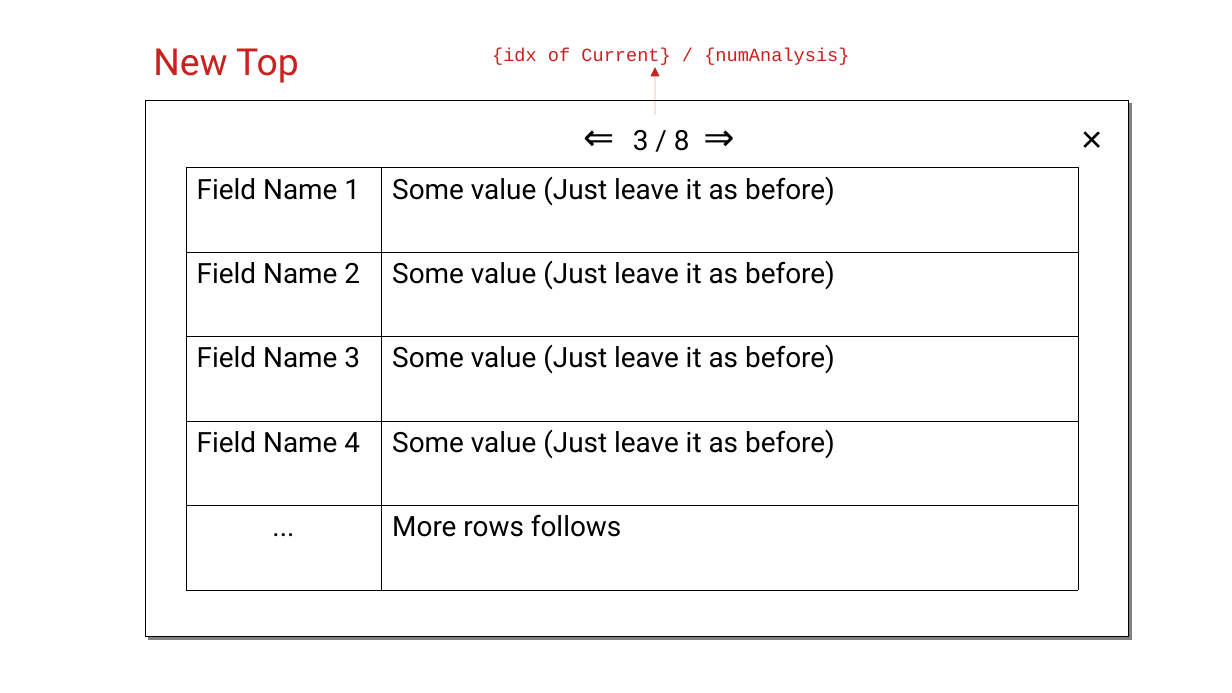
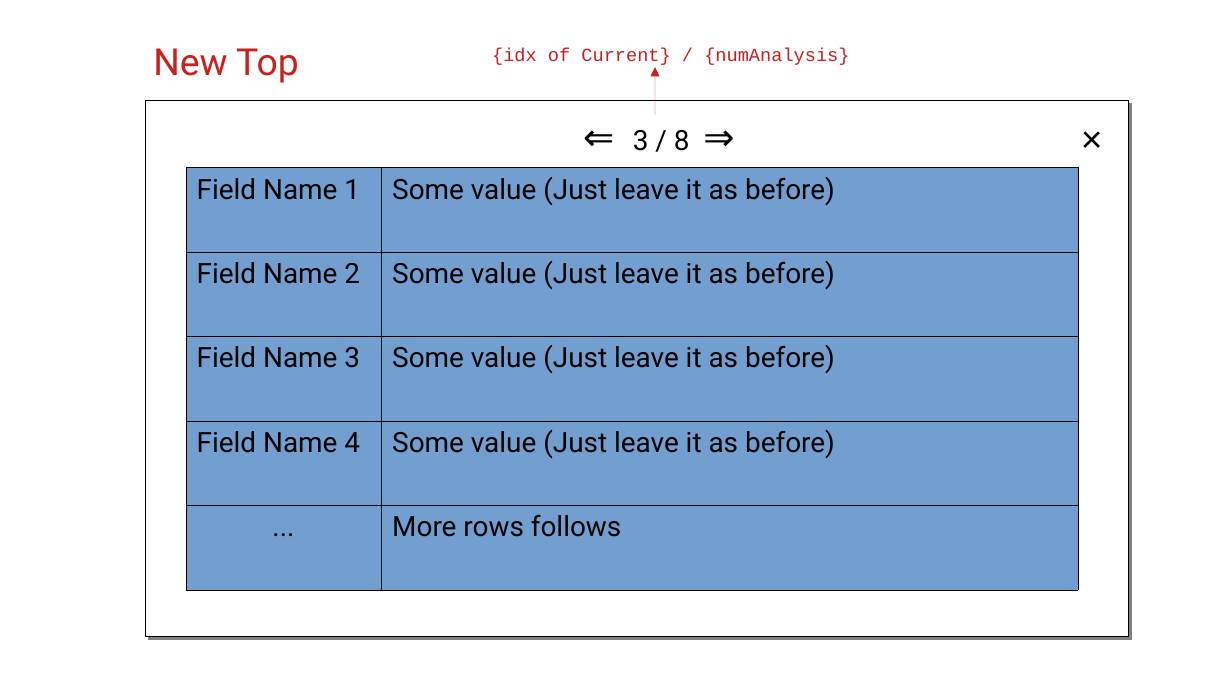
Before and after one commit to LKH10/Resudemo1, a slide deck: slide 1 of design/Generate.odp. Drawn at 1232x693 pixels with LibreOffice and Linux fonts; fonts in the diff are those of the drawing. Boxes give left, top, right and bottom in pixels: in the first picture for what was removed or moved away, otherwise in the second. Text is boxed around its words. In the diff, an @@ line names an element or a change of style, - is before the commit and + after.

```diff
--- a/design/Generate.odp
+++ b/design/Generate.odp
@@ table at [186,168,1079,590] @@
@@ fill #FFFFFF to #729FCF in 10 cells @@
```
Also in this commit, not shown: 4 other slides changed, 1 slide added, 5 other files.
